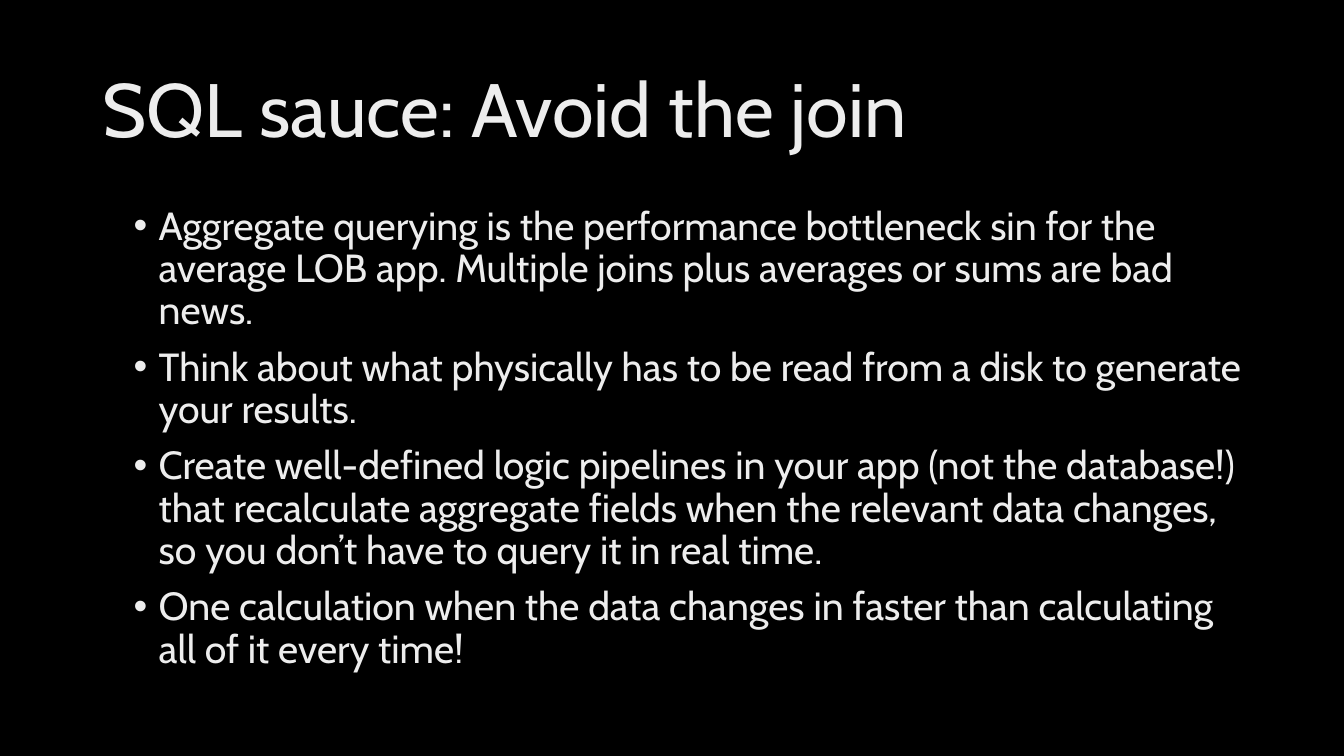
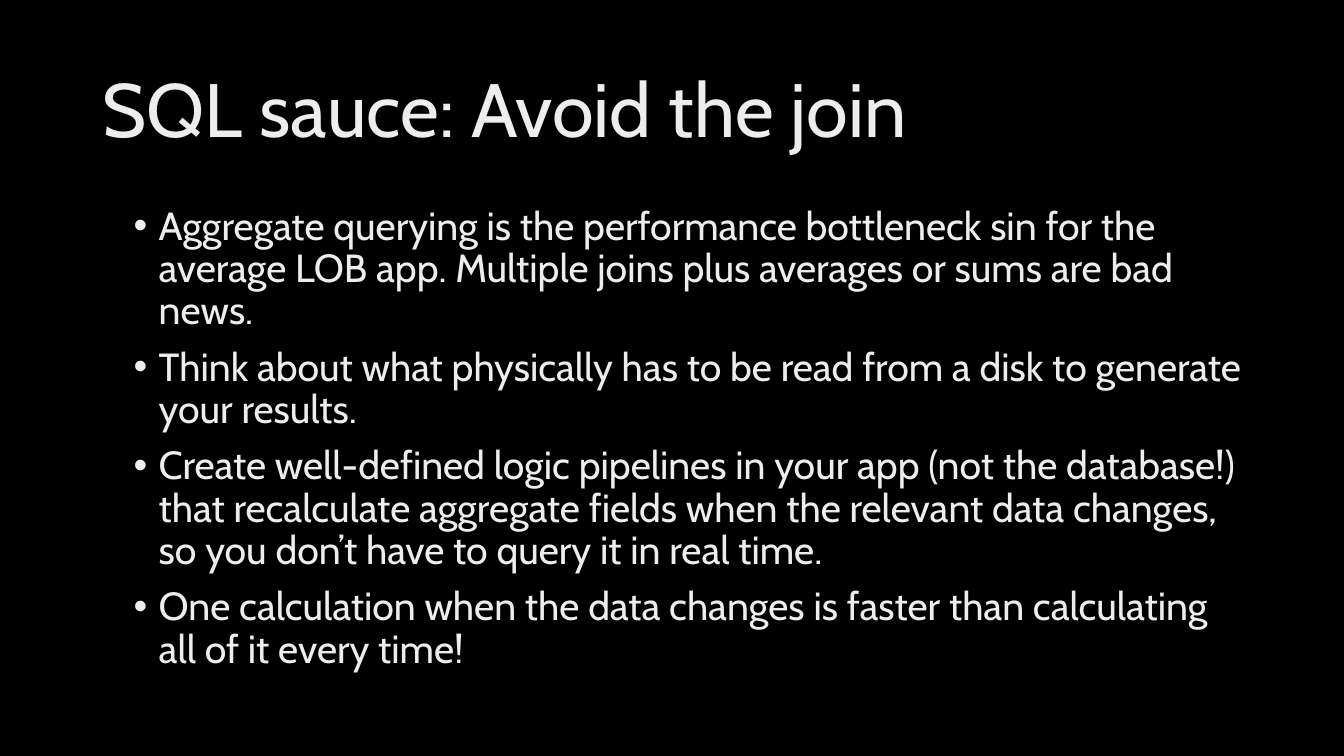
Before and after one commit to jeffputz/presentations, a slide deck: slide 10 of Architecture Without Data Drama.pptx (slide 11 before the commit). Drawn at 1344x756 pixels with LibreOffice and Linux fonts; fonts in the diff are those of the drawing; background and template pictures are left out. Boxes give left, top, right and bottom in pixels: in the first picture for what was removed or moved away, otherwise in the second. Text is boxed around its words. In the diff, an @@ line names an element or a change of style, - is before the commit and + after.

```diff
--- a/Architecture Without Data Drama.pptx
+++ b/Architecture Without Data Drama.pptx
@@ text at box(159, 590, 1208, 672): text changed @@
-• One calculation when the data changes in faster than calculating all of it every time!
+• One calculation when the data changes is faster than calculating all of it every time!
```
Also in this commit, not shown: 6 other slides changed, 1 slide added, 1 slide removed.
